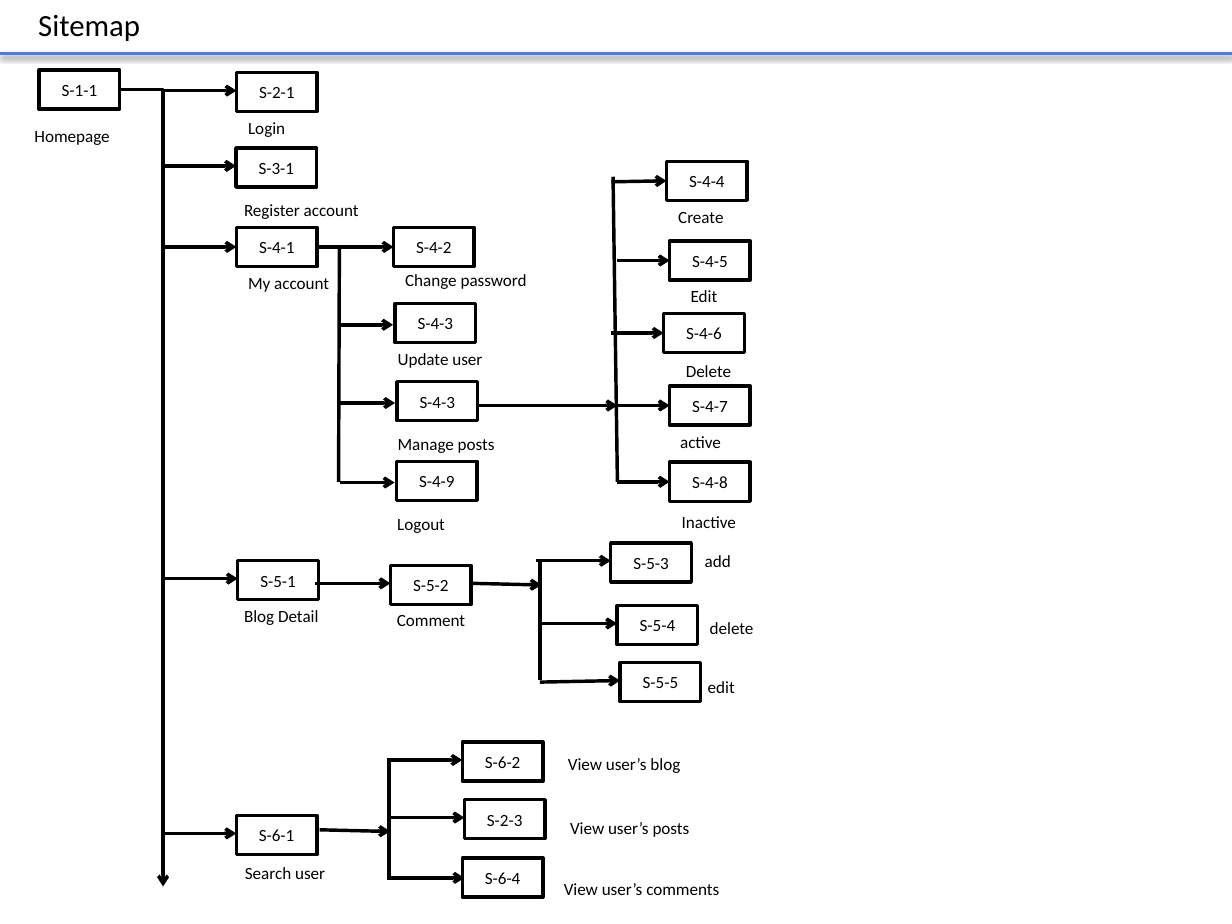
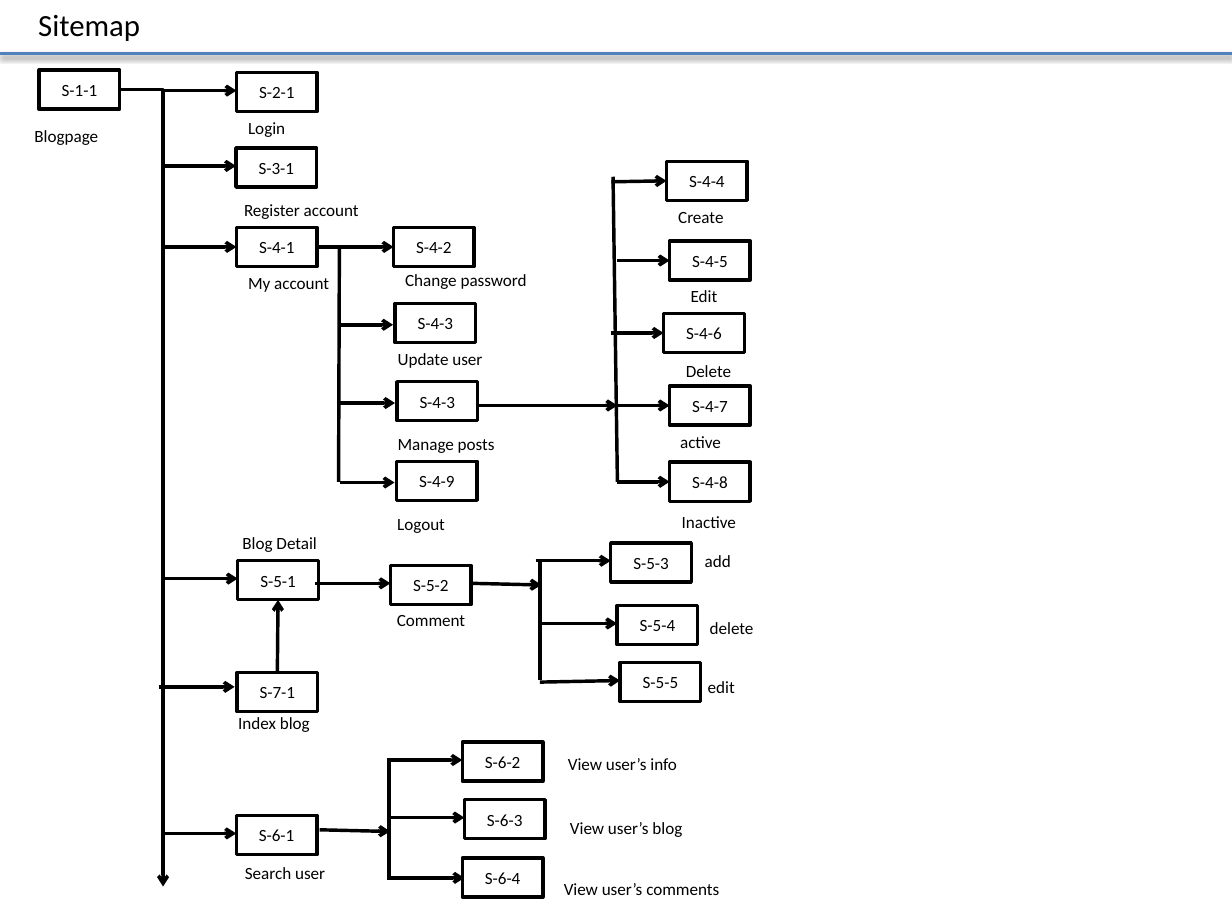
Before and after one commit to Mulodo-PHP-Training/miniblog-lam.vy, a slide deck: slide 2 of doc/frontend/wireframe/TRN-MiniBlog_WireframeDesign_LAMVY.pptx. Drawn at 1232x924 pixels with LibreOffice and Linux fonts; fonts in the diff are those of the drawing. Boxes give left, top, right and bottom in pixels: in the first picture for what was removed or moved away, otherwise in the second. Text is boxed around its words. In the diff, an @@ line names an element or a change of style, - is before the commit and + after.

Commit message:
update wireframe design manage post, create, edit, delete, get list user's post

```diff
--- a/doc/frontend/wireframe/TRN-MiniBlog_WireframeDesign_LAMVY.pptx
+++ b/doc/frontend/wireframe/TRN-MiniBlog_WireframeDesign_LAMVY.pptx
@@ text at (34,130,98,145): text changed @@
-Homepage
+Blogpage
@@ text "Blog Detail": place and size @@
-text "Blog Detail" at (244,610,318,625)
+text "Blog Detail" at (242,537,316,552)
@@ arrow added from (277, 673) to (278, 600), #000000 2 pt @@
@@ arrow added from (159, 687) to (234, 687), #000000 2 pt @@
@@ rectangle added at (237,673,317,712), fill #FFFFFF, outline #000000 2 pt, 10 pt, text #000000 @@
+S-7-1
@@ text added at (238,717,310,732), 10 pt, text #000000 @@
+Index blog
@@ text at (568,758,677,770): text changed @@
-View user’s blog
+View user’s info
@@ text in rectangle at (487,814,523,826): text changed @@
-S-2-3
+S-6-3
@@ text at (570,822,682,837): text changed @@
-View user’s posts
+View user’s blog
```
Also in this commit, not shown: 7 other slides changed, 6 slides added.
